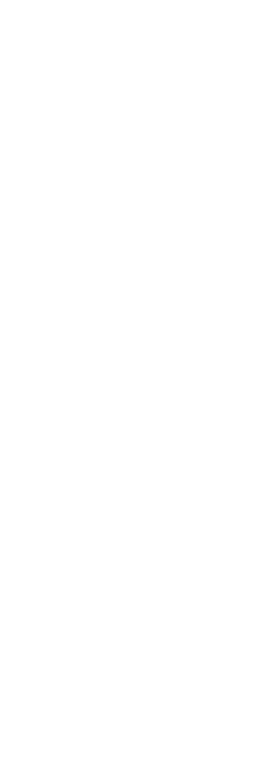
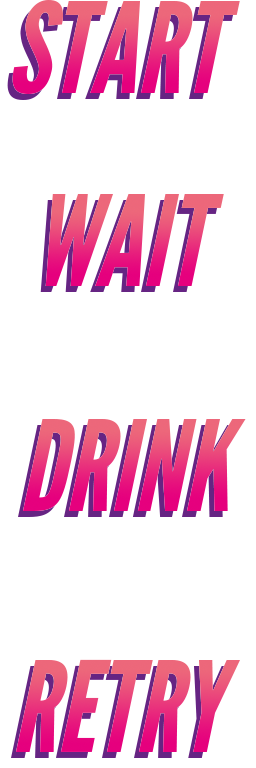
Two versions of the same layered image (256px x 768px). Layer-by-layer changes:
added layer "Ebene 3" above "START" over (12, 0, 240, 94)
moved "START" above "Ebene 4", painted on it over (12, 0, 240, 94)
added layer "Ebene 4" above "WAIT" over (45, 194, 224, 286)
renamed "X" to "WAIT", moved it above "Ebene 5", painted on it over (45, 194, 224, 286)
added layer "Ebene 5" above "DRINK" over (23, 419, 246, 511)
moved "DRINK" above "Ebene 6", painted on it over (19, 419, 246, 511)
added layer "Ebene 6" above "RETRY" over (16, 659, 240, 752)
painted on "RETRY" over (12, 659, 240, 752)
added layer "Ebene 2" above "Ebene 1" over (7, 6, 241, 758)
